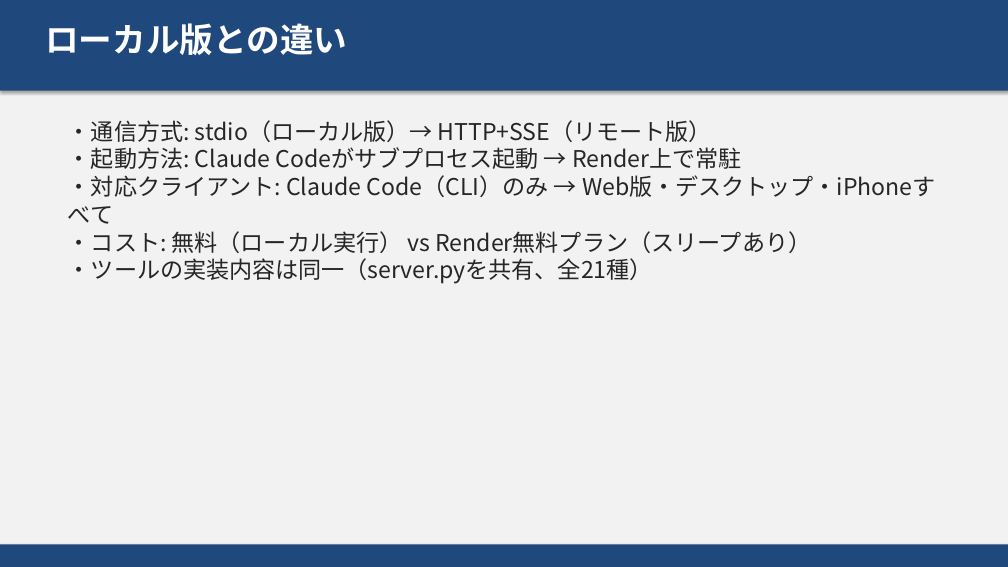
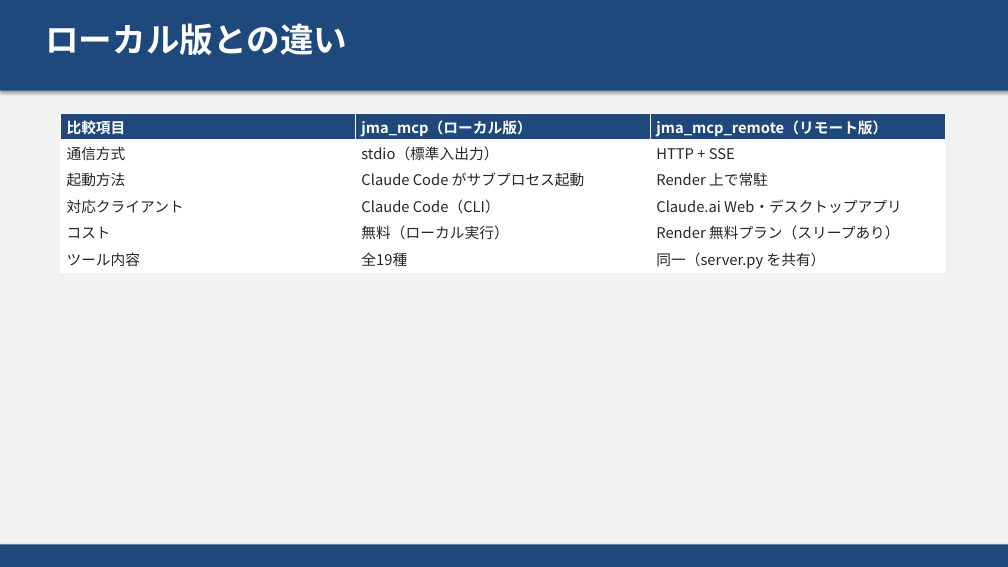
Before and after one commit to masauehr/ppt_auto, a slide deck: slide 6 of mcp_remort.pptx (slide 4 before the commit). Drawn at 1008x567 pixels with LibreOffice and Linux fonts; fonts in the diff are those of the drawing. Boxes give left, top, right and bottom in pixels: in the first picture for what was removed or moved away, otherwise in the second. Text is boxed around its words. In the diff, an @@ line names an element or a change of style, - is before the commit and + after.

```diff
--- a/mcp_remort.pptx
+++ b/mcp_remort.pptx
@@ table added at (60, 113, 945, 273), 6 rows, 3 columns @@
+比較項目 | jma_mcp（ローカル版） | jma_mcp_remote（リモート版）
+通信方式 | stdio（標準入出力） | HTTP + SSE
+起動方法 | Claude Code がサブプロセス起動 | Render 上で常駐
+対応クライアント | Claude Code（CLI） | Claude.ai Web・デスクトップアプリ
+コスト | 無料（ローカル実行） | Render 無料プラン（スリープあり）
+ツール内容 | 全19種 | 同一（server.py を共有）
@@ text removed at (68, 120, 936, 284) @@
-・通信方式: stdio（ローカル版）→ HTTP+SSE（リモート版）
-・起動方法: Claude Codeがサブプロセス起動 → Render上で常駐
-・対応クライアント: Claude Code（CLI）のみ → Web版・デスクトップ・iPhoneすべて
-・コスト: 無料（ローカル実行） vs Render無料プラン（スリープあり）
-・ツールの実装内容は同一（server.pyを共有、全21種）
```
Also in this commit, not shown: 7 other slides changed, 10 slides added, 1 slide removed, 6 other files.
